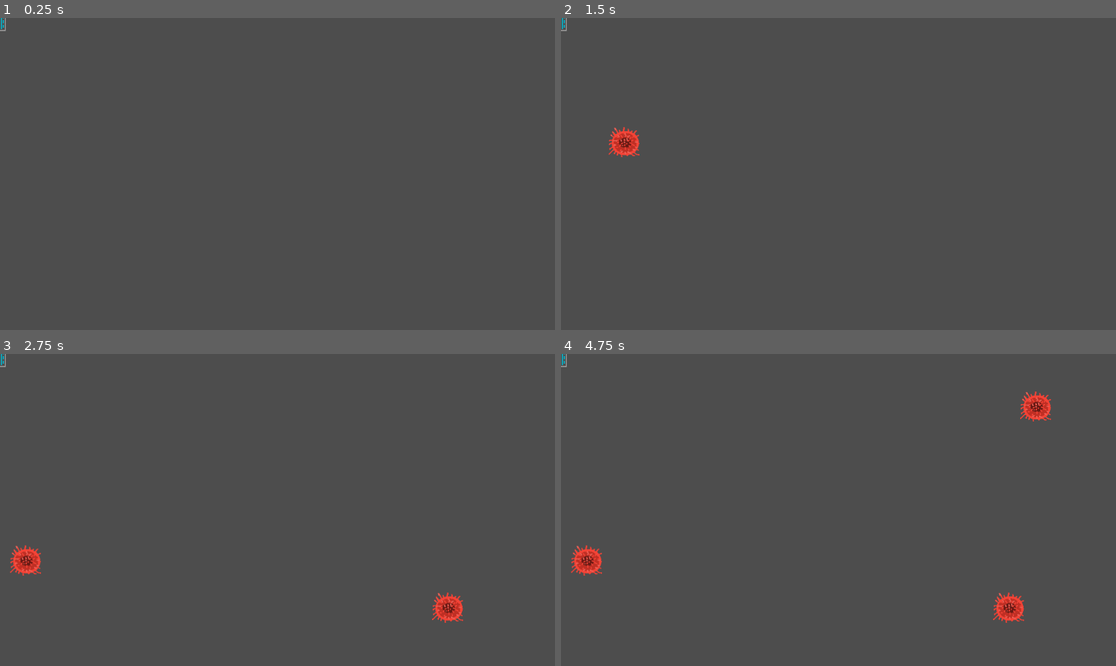
Above: before the commit, frames 1-4 (two rows, left to right).
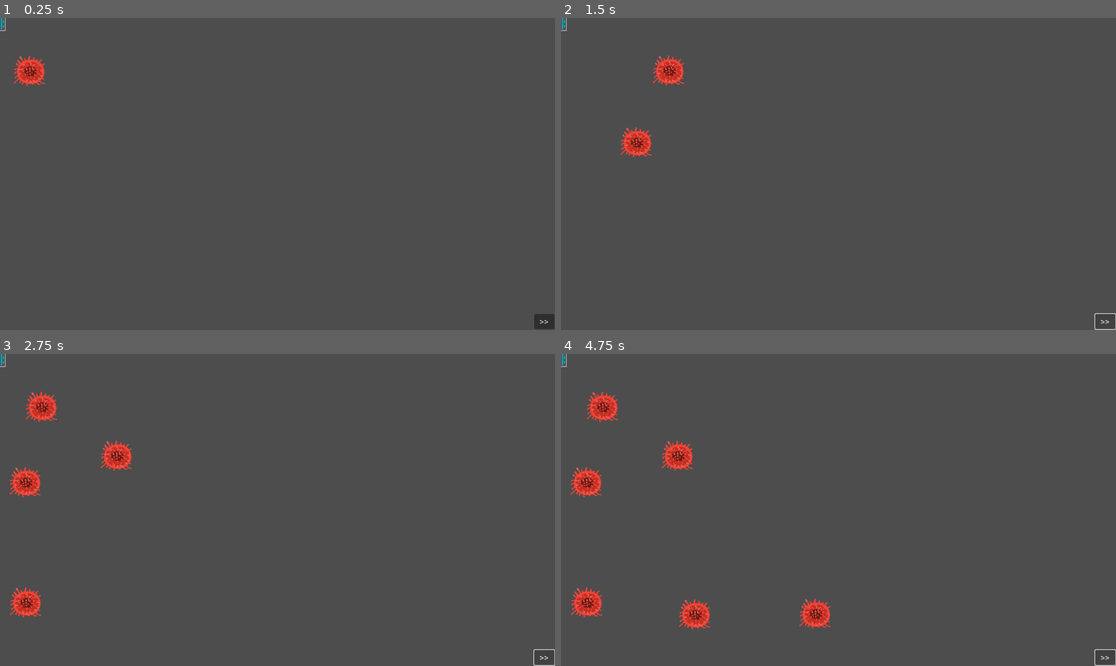
Above: after the commit, the same moments.

Repository: pbagnoud/minijam183
Game: Godot game, scene res://Scenes/main.tscn
Two runs of this game, one before a commit and one after it. Both use one fixed random seed, a clock stepped at 60 frames per second and the inputs below. The project has no main scene, so this scene is started directly.
Inputs (mouse positions are in pixels of both pictures, inside the frame that each line leads up to):
- Up to frame 1 (0.25 s): no input
- Up to frame 2 (1.5 s): click (1104, 320) at 0.5 s, where only the run after the commit has a clickable ">>"; click (1104, 320) at 1.25 s, where only the run after the commit has a clickable ">>"
- Up to frame 3 (2.75 s): click (543, 656) at 2 s, where only the run after the commit has a clickable ">>"
- Up to frame 4 (4.75 s): no input

The runs differ from the first frame. In frame 1, 0.6% of the frame differs, in the area x 2-100%, y 12-100%; in frame 2, 0.9%; in frame 3, 2.4%; in frame 4, 3.5%, in the area x 1-100%, y 12-100%.

Commit message:
button acceleration

Diff:
--- a/minijam183/Scenes/main.tscn
+++ b/minijam183/Scenes/main.tscn
@@ -31,8 +31,16 @@
 script = ExtResource("3_jjvhh")
 
 [node name="PathFollow2D" parent="Path2D" instance=ExtResource("4_kry3j")]
-position = Vector2(1151, 108)
-progress = 2916.07
+position = Vector2(-2, 109)
+
+[node name="ButtonAcceleration" type="Button" parent="."]
+offset_left = 1109.0
+offset_top = 615.0
+offset_right = 1151.0
+offset_bottom = 646.0
+text = ">>"
 
 [connection signal="timeout" from="Round_timer" to="." method="_on_round_timer_timeout"]
 [connection signal="timeout" from="Spawn_timer" to="." method="_on_spawn_timer_timeout"]
+[connection signal="button_down" from="ButtonAcceleration" to="." method="_on_button_acceleration_button_down"]
+[connection signal="button_up" from="ButtonAcceleration" to="." method="_on_button_acceleration_button_up"]
--- a/minijam183/Scripts/main.gd
+++ b/minijam183/Scripts/main.gd
@@ -1,5 +1,13 @@
 extends Node2D
 
+var is_holding = false
+
+
+func _process(delta):
+	if is_holding:
+		Engine.time_scale = 7.0
+	else:
+		Engine.time_scale = 1.0
 
 
 func _on_spawn_timer_timeout() -> void:
@@ -9,3 +17,10 @@
 func _on_round_timer_timeout() -> void:
 	# Ouvrir le menu des upgrades
 	pass # Replace with function body.
+
+
+func _on_button_acceleration_button_down() -> void:
+	is_holding = true
+
+func _on_button_acceleration_button_up() -> void:
+	is_holding = false
--- a/minijam183/Scripts/path_follow_2d.gd
+++ b/minijam183/Scripts/path_follow_2d.gd
@@ -1,6 +1,6 @@
 extends PathFollow2D
 
-@export var runspeed = 1000
+@export var runspeed = 250
 
 func _process(delta: float) -> void:
 		set_progress(progress + runspeed * delta)
